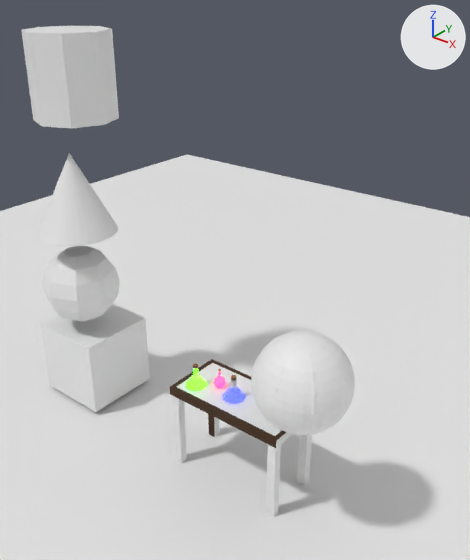
Before and after pictures for a commit that changed the Blender file assets/models/alchemy.blend.
Rendered twice from a 50 mm lens placed at (3.71, -4.75, 5.47), pointed at (-0.19, 0.12, 2.45). Lighting does not change. The marker at upper right points along +X, +Y and +Z. The first picture is the older version.

Names of what the first picture shows: 'ConeCollider', 'CubeCollider', 'CubeCollider.002', 'CubeCollider.004', 'CubeCollider.005', 'CubeCollider.006', 'CylinderCollider', 'SpereCollider', 'SpereCollider.001', 'Sphere', 'Table' and 5 more.
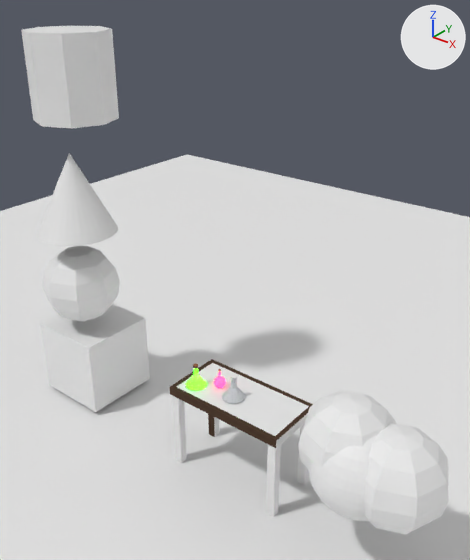
The change, as a list of edits to the scene's bpy script:
```text
Change ob_sphere:
    ob_sphere.location: (0.94, -0.23, 1.82) -> (1.61, -0.19, 1.12)
Change ob_sperecollider_001:
    ob_sperecollider_001.location: (0.945, -0.242, 1.821) -> (1.301, -0.196, 1.857)
Add ob_sperecollider_002:
    ob_sperecollider_002 = bpy.data.objects.new('SpereCollider.002', me_sphere_006.copy())  # the mesh of ob_sperecollider_001
    ob_sperecollider_002.parent = ob_sphere
    ob_sperecollider_002.matrix_parent_inverse = Matrix(((1.0, 0.0, 0.0, -0.937), (0.0, 1.0, 0.0, 0.232), (0.0, 0.0, 1.0, -1.819), (0.0, 0.0, 0.0, 1.0)))
    ob_sperecollider_002.location = (0.761, -0.168, 1.971)
```

Where the change shows, as pixel boxes [x1, y1, x2, y2] in the pictures (470 x 560 px):
'Sphere', moved
    before: [251, 331, 355, 435]
    after: [308, 435, 378, 521]
'SpereCollider.001', moved
    before: [255, 338, 351, 435]
    after: [363, 423, 449, 534]
'SpereCollider.002', added
    after: [298, 391, 397, 469]
